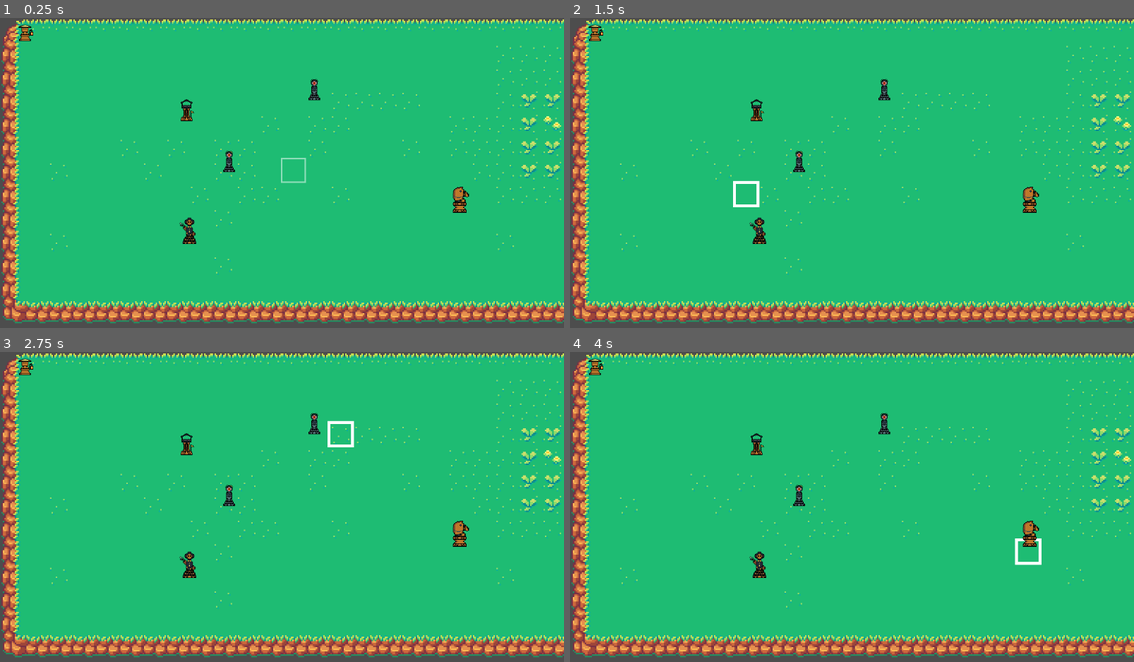
Above: before the commit, frames 1-4 (two rows, left to right).
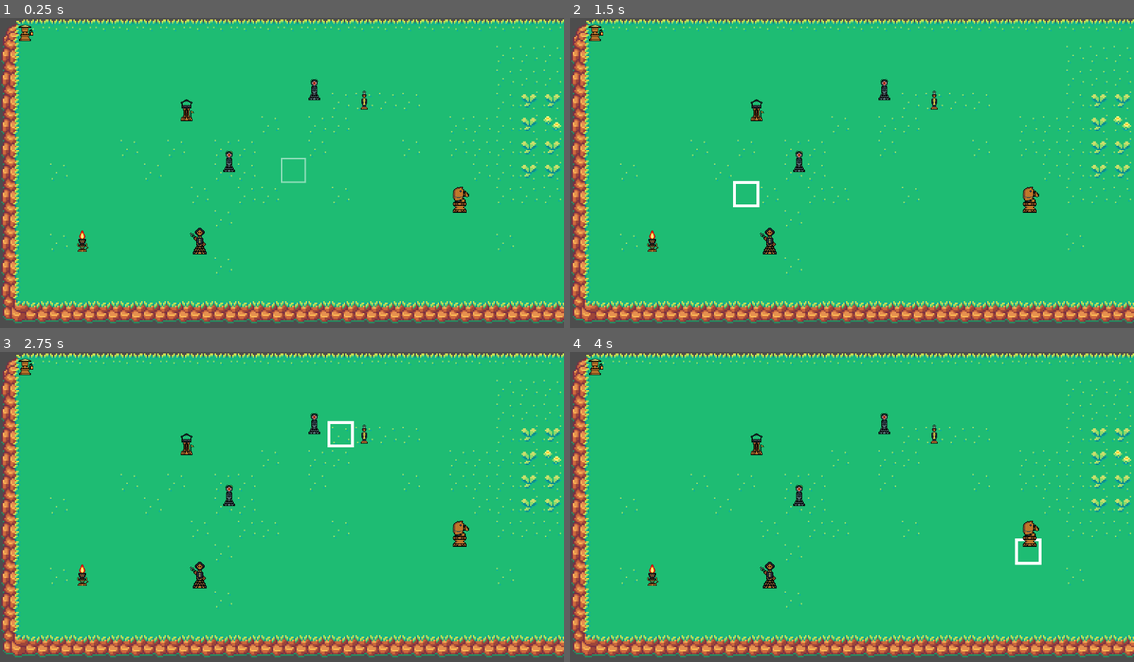
Above: after the commit, the same moments.

Repository: mjura1/gamejam-2025
Game: Godot game, scene res://Scenes/test_sandbox.tscn
Two runs of this game, one before a commit and one after it. Both use one fixed random seed, a clock stepped at 60 frames per second and the inputs below. This scene is started directly instead of the project's main scene.
Inputs (mouse positions are in pixels of both pictures, inside the frame that each line leads up to):
- Up to frame 1 (0.25 s): no input
- Up to frame 2 (1.5 s): tap Enter at 0.5 s; move the mouse to (976, 160) at 0.52 s; click (976, 160) at 0.67 s; tap Space at 1.25 s; move the mouse to (739, 191) at 1.27 s; click (739, 191) at 1.42 s
- Up to frame 3 (2.75 s): tap Enter at 2 s; move the mouse to (338, 441) at 2.02 s; click (338, 441) at 2.17 s
- Up to frame 4 (4 s): tap Space at 2.75 s; move the mouse to (823, 575) at 2.77 s; click (823, 575) at 2.92 s; tap Enter at 3.5 s; move the mouse to (1021, 556) at 3.52 s; click (1021, 556) at 3.67 s

The runs differ from the first frame. In frame 1, 0.4% of the frame differs, in the area x 13-66%, y 23-77%; in frame 2, 0.4%; in frame 3, 0.4%; in frame 4, 0.4%.

Commit message:
Update .gitignore; fix test_sandbox.tscn never registering its pieces
- .gitignore: graphify entries + ignore local audit/progress docs
- test_sandbox.gd (new root script) + smoke_test_sandbox.gd regression test,
  wired into run_all.sh

Diff:
--- /dev/null
+++ b/team-berry-game/Scenes/test_sandbox.gd
@@ -0,0 +1,17 @@
+# res://Scenes/test_sandbox.gd
+# Root script for the dev/test sandbox scene. Unlike the live battle.tscn
+# (whose battle.gd spawns pieces from the player's roster, then registers
+# them and starts the battle), this scene's pieces are pre-placed by hand
+# directly in the .tscn - nothing was ever wired to actually register them
+# on the grid or start the turn loop. This just does that part.
+extends Node
+
+@onready var grid_manager = $GridManager
+@onready var battle_controller = $BattleController
+
+func _ready() -> void:
+	if is_instance_valid(grid_manager):
+		grid_manager.register_all_characters_in_scene()
+
+	if is_instance_valid(battle_controller):
+		battle_controller.initialize_battle()
--- a/team-berry-game/Scenes/test_sandbox.tscn
+++ b/team-berry-game/Scenes/test_sandbox.tscn
@@ -1,6 +1,7 @@
 [gd_scene load_steps=16 format=4 uid="uid://7k40hp0y6s2f"]
 
 [ext_resource type="Script" uid="uid://hnkupuqu7n7e" path="res://Scripts/map_behaviour.gd" id="1_qtqr5"]
+[ext_resource type="Script" uid="uid://capowiwthnqfg" path="res://Scenes/test_sandbox.gd" id="0_sandbox"]
 [ext_resource type="Texture2D" uid="uid://b6gxm0osxkxqh" path="res://Assets/Tilesets/Solaria Demo Tiles.png" id="2_2itt3"]
 [ext_resource type="Script" uid="uid://c41oqie4etyl6" path="res://Scripts/TileMap/grid_manager.gd" id="3_vixca"]
 [ext_resource type="Script" uid="uid://b6kurpldjabth" path="res://Scripts/TileMap/border.gd" id="4_3fd10"]
@@ -13,6 +14,8 @@
 [ext_resource type="PackedScene" uid="uid://v5hjm232cawo" path="res://Scenes/CharacterPiecesNodes/Enemy/enemy_bishop.tscn" id="11_tjbu5"]
 [ext_resource type="PackedScene" uid="uid://gexf8t8dh7sm" path="res://Battle/battle_controller.tscn" id="12_nivui"]
 [ext_resource type="PackedScene" uid="uid://cbtijv3c7nihu" path="res://Scenes/Menu/PartyPanel.tscn" id="13_3qyq8"]
+[ext_resource type="PackedScene" uid="uid://7j1a3ayq8ar6" path="res://Scenes/CharacterPiecesNodes/Ally/king.tscn" id="14_king"]
+[ext_resource type="PackedScene" uid="uid://cq85cdordmsty" path="res://Scenes/CharacterPiecesNodes/Ally/queen.tscn" id="15_queen"]
 
 [sub_resource type="TileSetAtlasSource" id="TileSetAtlasSource_3qyq8"]
 texture = ExtResource("2_2itt3")
@@ -389,6 +392,7 @@
 sources/0 = SubResource("TileSetAtlasSource_3qyq8")
 
 [node name="Battle" type="Node"]
+script = ExtResource("0_sandbox")
 
 [node name="Map" type="Node2D" parent="."]
 script = ExtResource("1_qtqr5")
@@ -437,3 +441,9 @@
 position = Vector2(214, 49)
 
 [node name="PartyScreen" parent="." instance=ExtResource("13_3qyq8")]
+
+[node name="King" parent="." groups=["characters"] instance=ExtResource("14_king")]
+position = Vector2(60, 150)
+
+[node name="Queen" parent="." groups=["characters"] instance=ExtResource("15_queen")]
+position = Vector2(250, 60)
--- /dev/null
+++ b/team-berry-game/tests/smoke/smoke_test_sandbox.gd
@@ -0,0 +1,43 @@
+extends SceneTree
+
+# Regression test: test_sandbox.tscn's pre-placed pieces (Bishop, King, Queen)
+# looked fine and loaded with zero errors, but were NEVER actually registered
+# on the grid - register_all_characters_in_scene() is only ever called from
+# inside grid_manager.spawn_character() (used by real, dynamically-spawned
+# battles), and initialize_battle() is only ever called from the live
+# battle.tscn's battle.gd. The sandbox's root had no script to trigger either
+# one, so every piece just sat at its raw un-snapped .tscn position with
+# grid_manager still null - "zero ERROR: lines" was hiding a completely
+# non-functional scene. Fixed by giving the root a script (test_sandbox.gd)
+# that does both. This confirms grid_pos/position are actually set, not just
+# that the scene loads without errors.
+# Run with: godot4 --headless --path . --script res://tests/smoke/smoke_test_sandbox.gd --quit-after 3
+
+func _initialize():
+	print(">>> SMOKE TEST: test_sandbox.tscn piece registration <<<")
+	var sandbox: PackedScene = load("res://Scenes/test_sandbox.tscn")
+	var instance = sandbox.instantiate()
+	root.add_child(instance)
+	current_scene = instance
+
+var reported := false
+
+func _process(_delta: float) -> bool:
+	if reported:
+		return false
+	reported = true
+
+	var chars = get_nodes_in_group("characters")
+	if chars.is_empty():
+		print(">>> SMOKE TEST FAIL: no characters found in the group at all <<<")
+		return false
+
+	var all_registered = true
+	for c in chars:
+		if not is_instance_valid(c.grid_manager):
+			print(">>> SMOKE TEST FAIL: %s was never registered (grid_manager is null) <<<" % c.name)
+			all_registered = false
+
+	if all_registered:
+		print(">>> SMOKE TEST: all %d sandbox pieces registered with a valid grid_manager <<<" % chars.size())
+	return false
Not shown, added: team-berry-game/Scenes/test_sandbox.gd.uid
Not shown, added: team-berry-game/tests/smoke/smoke_test_sandbox.gd.uid
Not shown, changed: .gitignore
Not shown, changed: team-berry-game/tests/run_all.sh
